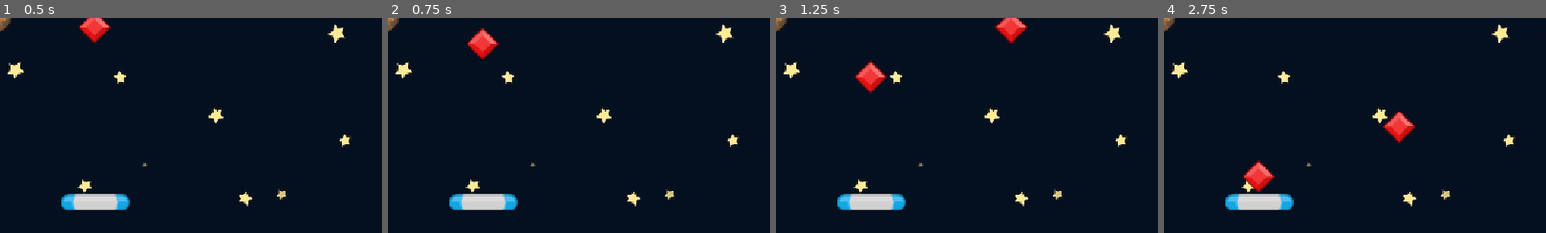
Above: before the commit, frames 1-4 (left to right).
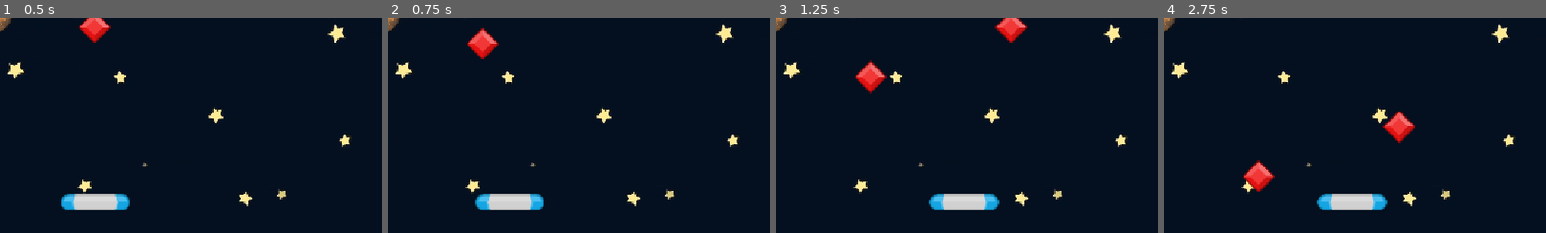
Above: after the commit, the same moments.

Repository: Sparky-turned-Coder/godot_projects
Game: Godot game, scene res://Scenes/Game/Game.tscn
The game is run twice, just before and just after one commit, with the same random seed, the same clock (stepped at 60 frames per second) and the same inputs.
Inputs:
- Up to frame 1 (0.5 s): no input
- Up to frame 2 (0.75 s): hold D (move_right, bound only after the commit) from 0.53 s (still down)
- Up to frame 3 (1.25 s): keep holding D (move_right, bound only after the commit)
- Up to frame 4 (2.75 s): release D (move_right, bound only after the commit) at 1.28 s; hold A (move_left, bound only after the commit) 1.28-2.03 s; hold D (move_right, bound only after the commit) from 2.03 s (still down)
The pictures show only the part of the screen within x 48-98%, y 50-100%; the shares and areas given below are measured in that part.

Frame 1 is identical in both runs. In frame 2, 1.5% of the frame differs, in the area x 16-41%, y 81-90%; in frame 3, 2.6%, in the area x 16-59%, y 81-90%; in frame 4, 2.6%.

Commit message:
updated code

Diff:
--- a/Scenes/Gems/Gem.gd
+++ b/Scenes/Gems/Gem.gd
@@ -5,7 +5,7 @@
 
 # Called when the node enters the scene tree for the first time.
 func _ready() -> void:
-	DisplayServer.window_set_position(Vector2(300, 300))  # Adjust as needed
+	# DisplayServer.window_set_position(Vector2(300, 300))  # Attempted to have project window open in different monitor
 	pass # Replace with function body.
 
 
@@ -15,7 +15,7 @@
 # Gems falls down the screen
 	position.y += SPEED * delta
 
-	if position.y > get_viewport_rect().end.y:  # This grabs the bottom of the viewport
+	if position.y > get_viewport_rect().end.y:  # This grabs the bottom of the viewport instead of creating a magic number
 		print("Gem falls off.")
 		set_process(false)  # Here we stop the process after each gem falls off the screen.
 		queue_free() # Look deeper into what this means. With this, the gems will actually dissapear from the game.
--- a/Scenes/Paddle/Paddle.gd
+++ b/Scenes/Paddle/Paddle.gd
@@ -1,11 +1,14 @@
 extends Area2D
 
+const SPEED: float = 200.0
 
 # Called when the node enters the scene tree for the first time.
 func _ready() -> void:
 	pass # Replace with function body.
 
-
 # Called every frame. 'delta' is the elapsed time since the previous frame.
 func _process(delta: float) -> void:
-	pass
+	if Input.is_action_pressed("move_left") == true: # == true: is not necessary here
+		position.x -= SPEED * delta
+	if Input.is_action_pressed("move_right") == true:
+		position.x += SPEED * delta
--- a/project.godot
+++ b/project.godot
@@ -24,6 +24,19 @@
 naming/scene_name_casing=1
 naming/script_name_casing=1
 
+[input]
+
+move_left={
+"deadzone": 0.2,
+"events": [Object(InputEventKey,"resource_local_to_scene":false,"resource_name":"","device":-1,"window_id":0,"alt_pressed":false,"shift_pressed":false,"ctrl_pressed":false,"meta_pressed":false,"pressed":false,"keycode":0,"physical_keycode":65,"key_label":0,"unicode":97,"location":0,"echo":false,"script":null)
+]
+}
+move_right={
+"deadzone": 0.2,
+"events": [Object(InputEventKey,"resource_local_to_scene":false,"resource_name":"","device":-1,"window_id":0,"alt_pressed":false,"shift_pressed":false,"ctrl_pressed":false,"meta_pressed":false,"pressed":false,"keycode":0,"physical_keycode":68,"key_label":0,"unicode":100,"location":0,"echo":false,"script":null)
+]
+}
+
 [rendering]
 
 renderer/rendering_method="mobile"
